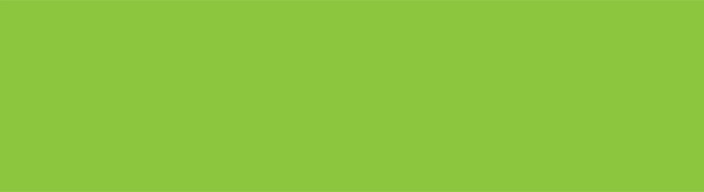
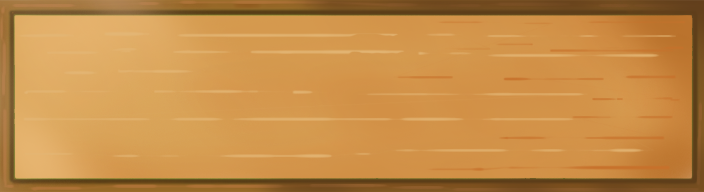
The second 704 × 192 image is a revision of the first. Changes to its layers:
painted on "Layer 0" over [0, 0, 704, 192]
added layer "Layer 4" above "Layer 3" over [393, 20, 686, 172]
added layer "Layer 3" above "Layer 1 copy" over [16, 5, 677, 159]
added layer "Layer 1 copy" above "Layer 1" over [0, 0, 704, 192]
added layer "Layer 2" above "2" over [0, 0, 704, 192]
added layer "2" over [0, 0, 704, 192]
